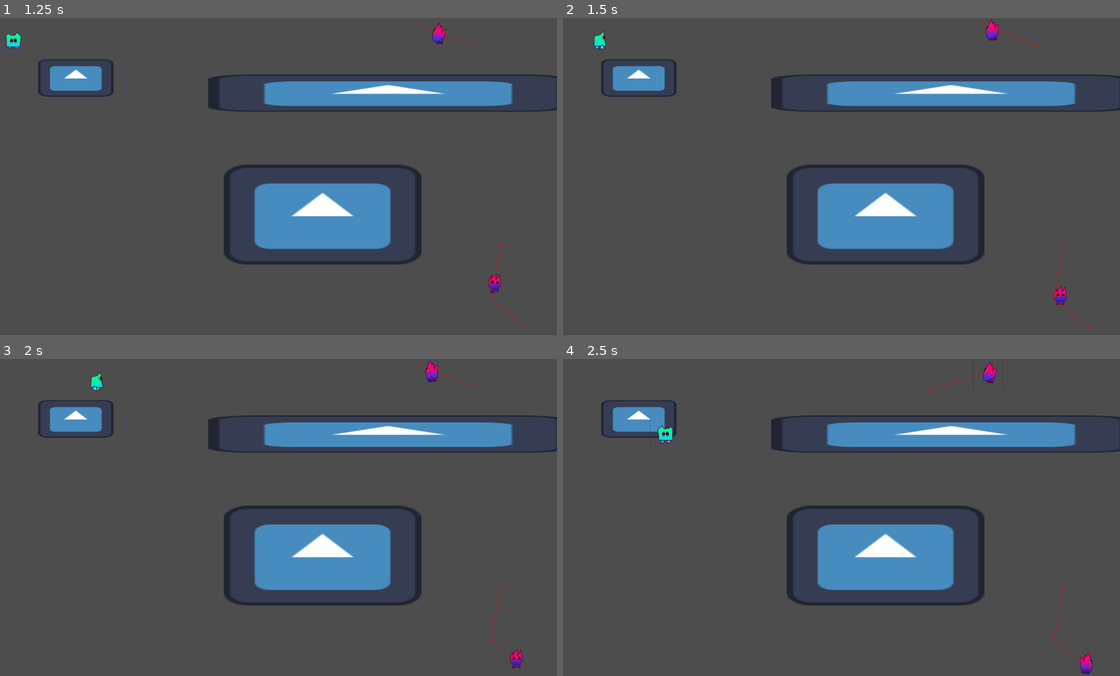
Above: before the commit, frames 1-4 (two rows, left to right).
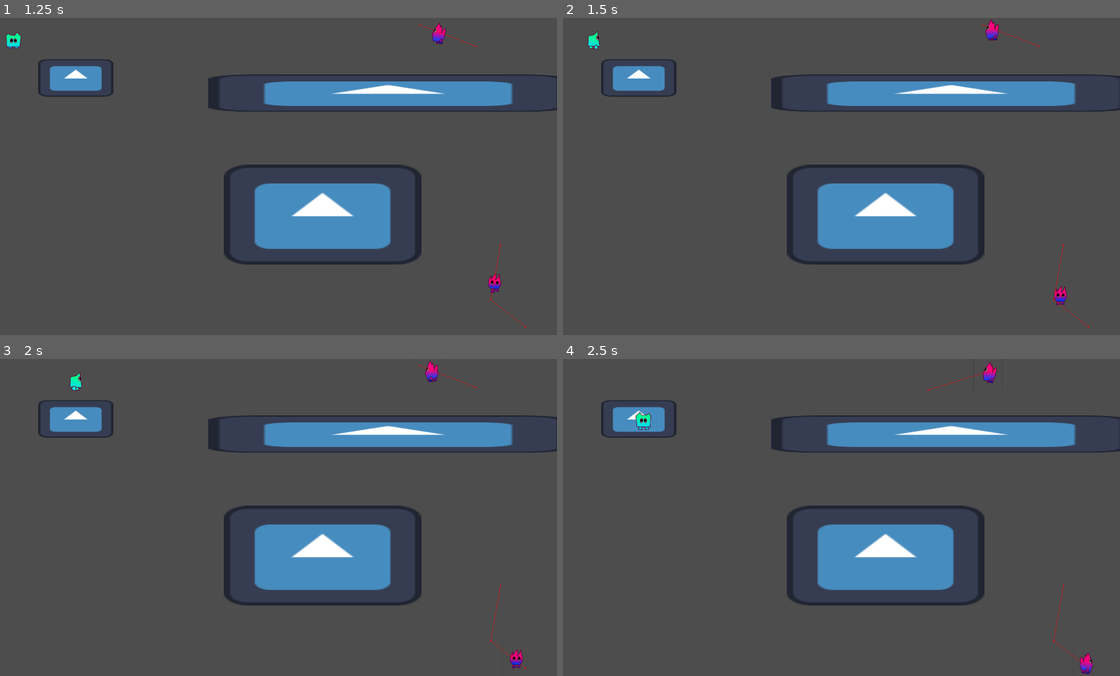
Above: after the commit, the same moments.

Repository: Atticus-Atticus/Portal-Combat
Game: Godot game, scene res://Scenes/MainMenu.tscn
Same seed, same stepped clock (60 frames per second), same inputs: the game is played once before the commit and once after it. The project has no main scene, so this scene is started directly. The engine's default icon, where the game draws it, is replaced by a stand-in: a white triangle on a blue panel in a dark square.
Inputs:
- Up to frame 1 (1.25 s): click "Play" at 0.5 s
- Up to frame 2 (1.5 s): hold D (RIGHT) from 1.28 s (still down)
- Up to frame 3 (2 s): keep holding D (RIGHT)
- Up to frame 4 (2.5 s): release D (RIGHT) at 2.03 s; hold S (DOWN) from 2.03 s (still down)

Frame 1 is identical in both runs. In frame 2, 0.1% of the frame differs, in the area x 4-8%, y 4-10%; in frame 3, 0.2%; in frame 4, 0.2%, in the area x 12-20%, y 16-27%.

Commit message:
small change to player script
made a sperate player script as so the work being done on the portals isn't overwritten.

You're welcome.

Diff:
--- a/Player/player.tscn
+++ b/Player/player.tscn
@@ -1,6 +1,6 @@
 [gd_scene load_steps=33 format=3 uid="uid://ct3wrf4v06xlx"]
 
-[ext_resource type="Script" path="res://Scripts/player_controls_script.gd" id="1_cwp1e"]
+[ext_resource type="Script" path="res://Scripts/player_controls_script_no_portals.gd" id="1_pm56p"]
 [ext_resource type="Texture2D" uid="uid://ouhftufg2pbt" path="res://Player/MCback.png" id="2_lgne3"]
 [ext_resource type="Texture2D" uid="uid://cneqnk484d5rr" path="res://Player/MCdie.png" id="3_76a45"]
 [ext_resource type="Texture2D" uid="uid://634s135xff0c" path="res://Player/MCfront.png" id="4_6a4qg"]
@@ -209,7 +209,8 @@
 scale = Vector2(0.5, 0.5)
 collision_layer = 8
 collision_mask = 8
-script = ExtResource("1_cwp1e")
+script = ExtResource("1_pm56p")
+SPEED = 300.0
 
 [node name="AnimatedSprite2D" type="AnimatedSprite2D" parent="."]
 sprite_frames = SubResource("SpriteFrames_m6bbu")
--- /dev/null
+++ b/Scripts/player_controls_script_no_portals.gd
@@ -0,0 +1,40 @@
+extends CharacterBody2D
+
+# Please note this is not a replacement for the player script.
+# I saw that changes were being made to the original player script involing the portals.
+# I made this seperate script to prevent any overrides in the repository.
+
+@export var SPEED = 400
+@export var ACCEL = 100
+@export var FRCTION = 3
+@onready var agent: NavigationAgent2D = $NavigationAgent2D
+@onready var sprite = $AnimatedSprite2D
+
+func _physics_process(delta: float) -> void:
+	var input_vector = Input.get_vector("LEFT", "RIGHT", "UP", "DOWN")
+	var target_velocity = input_vector.normalized() * SPEED
+
+	if input_vector.length() > 0:
+		velocity = velocity.lerp(target_velocity, ACCEL * delta)
+	else:
+		velocity = velocity.lerp(Vector2.ZERO, FRCTION * delta)
+
+	move_and_slide()
+	_update_animation(input_vector)
+
+func _update_animation(input_vector: Vector2) -> void:
+	if input_vector.length() == 0:
+		sprite.play("Idle")
+		return
+
+	if abs(input_vector.x) > abs(input_vector.y):
+		sprite.play("Side")
+		sprite.flip_h = input_vector.x > 0
+	else:
+		if input_vector.y > 0:
+			sprite.play("Front")
+		else:
+			sprite.play("Back")
+
+# so, Mort got us into a fucking car wreck
+# and now I can't move it move it anymore!
